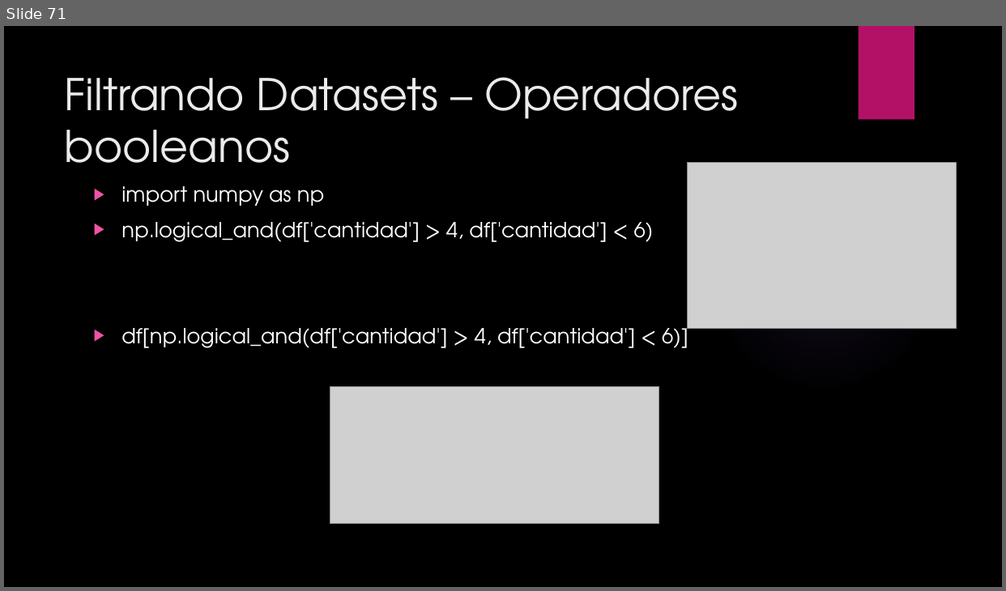
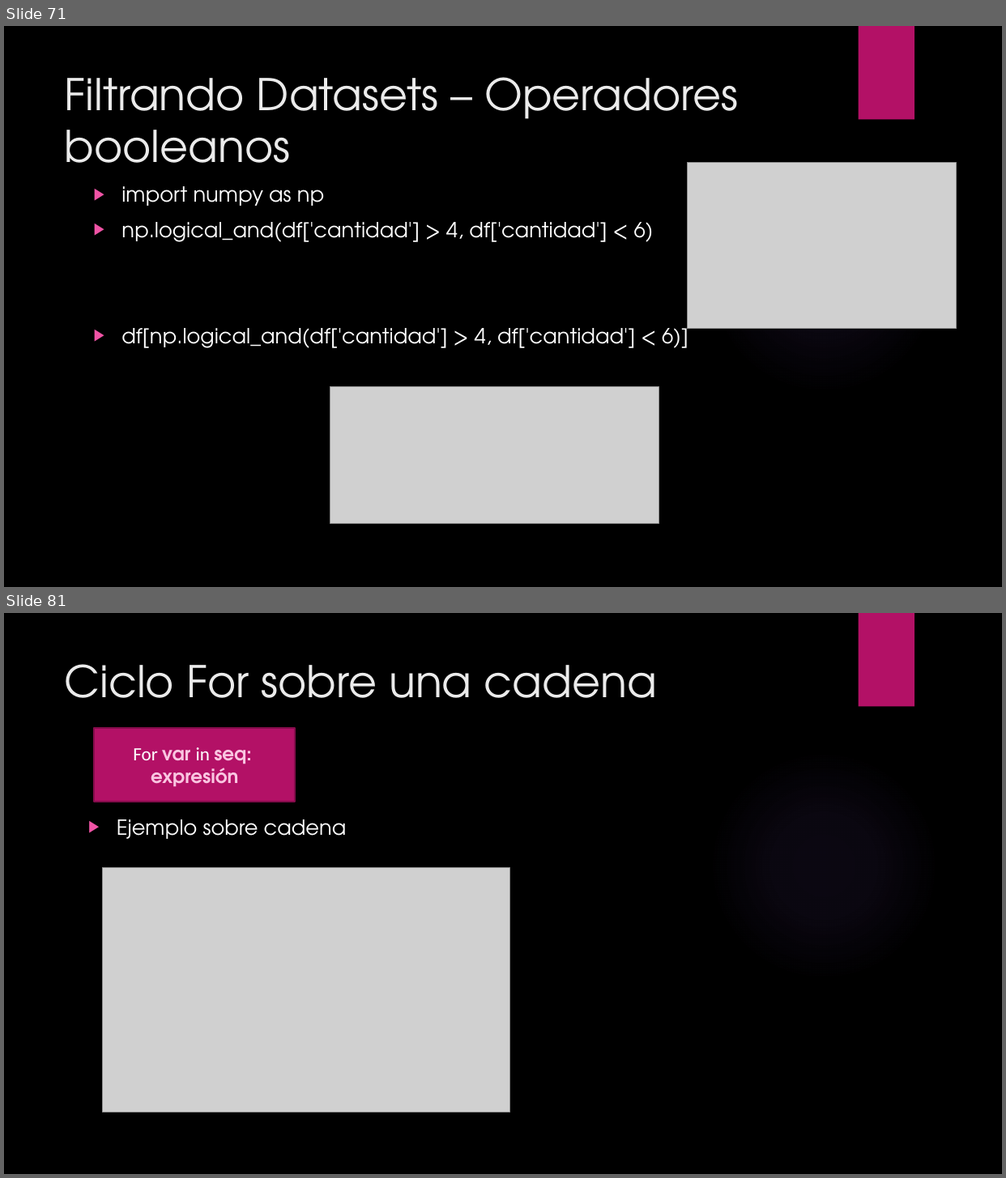
Before and after one commit to ulatinaedupa/ProgrammingForEngineers, a slide deck: Presentation/Class 3 - Matplotlib, Pandas and Logic.pptx. Shown one above the other, each under a label of ours: slide 71 before the commit, slides 71 and 81 after it; the slides between them are not shown. The pictures are 1006x591 and 1006x1178 pixels, drawn with LibreOffice and Linux fonts; fonts in the diff are those of the drawing; grey boxes stand for pictures; background and template pictures are left out. Boxes give left, top, right and bottom in pixels: in the first picture for what was removed or moved away, otherwise in the second. Text is boxed around its words. In the diff, an @@ line names an element or a change of style, - is before the commit and + after.

```diff
--- a/Presentation/Class 3 - Matplotlib, Pandas and Logic.pptx
+++ b/Presentation/Class 3 - Matplotlib, Pandas and Logic.pptx
@@ slide 81 added at [4,613,1002,1174], background picture (left out); not listed: 2 template elements that a slide beside it also shows @@
@@ title added at [65,664,657,698], 42 pt, text #EBEBEB @@
+Ciclo For sobre una cadena
@@ rectangle added at [94,727,296,802], fill #B31166, outline #840D4B 1.5 pt, 18 pt, text #FAC6E1, bold @@
+For var in seq:
+expresión
@@ text added at [117,820,347,839], 20 pt, text #FFFFFF @@
+▶ Ejemplo sobre cadena
@@ picture added at [103,868,510,1112] @@
```
Also in this commit, not shown: 27 other slides added, 2 other files.
